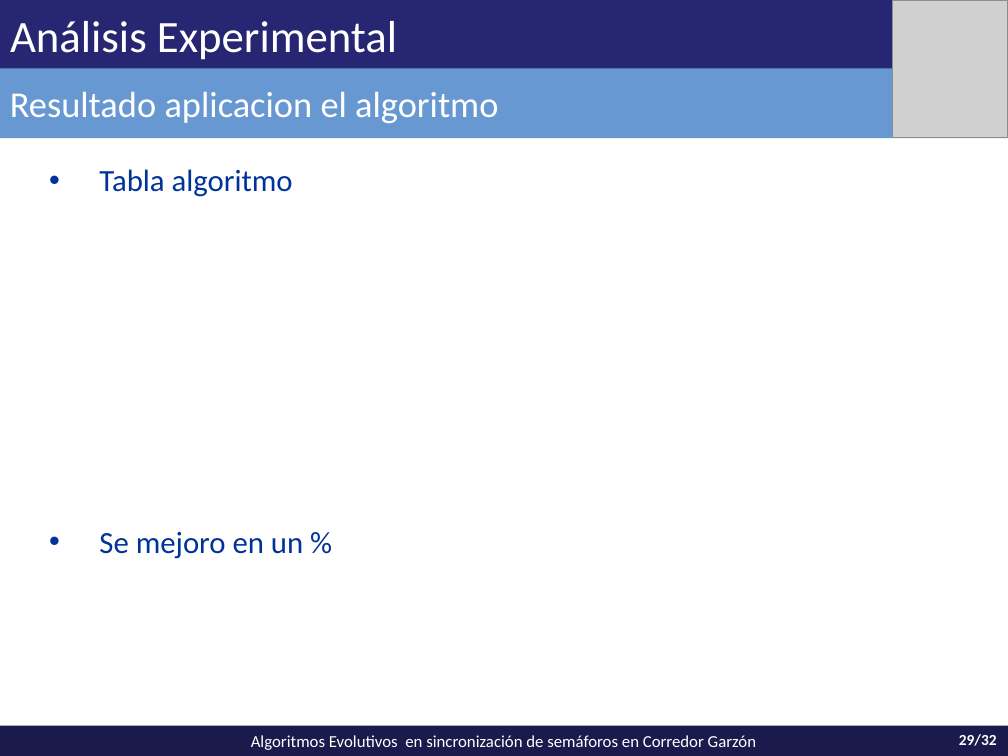
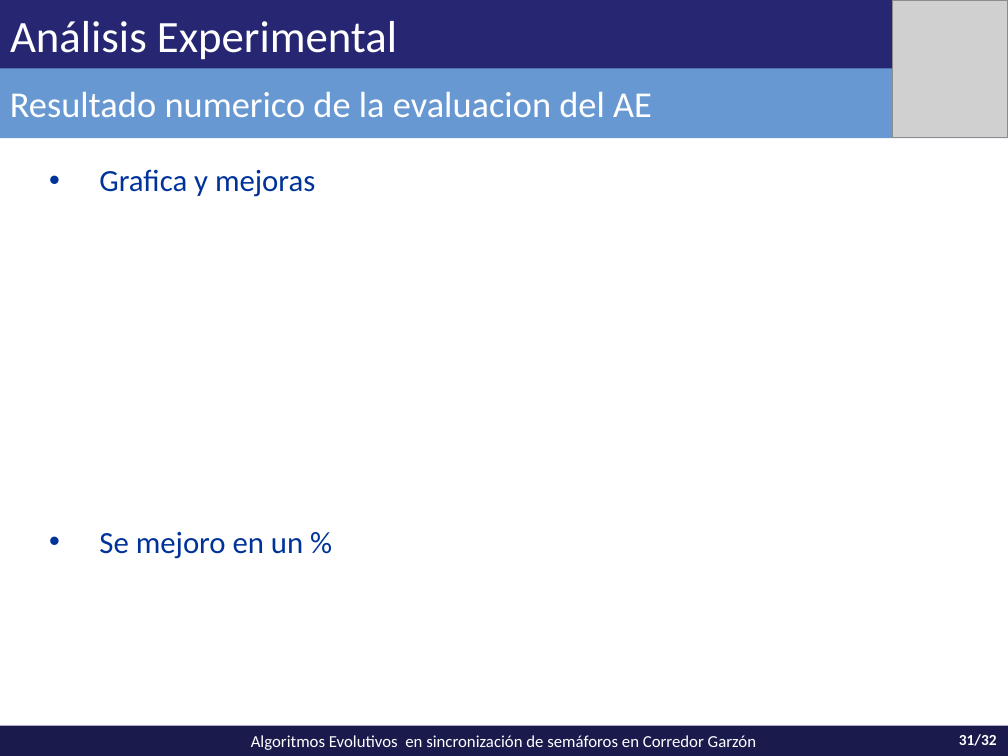
Before and after one commit to vitogit/proyecto-grado-garzon-2014, a slide deck: slide 31 of presentacion/Presentacion Garzon.pptx (slide 29 before the commit). Drawn at 1008x756 pixels with LibreOffice and Linux fonts; fonts in the diff are those of the drawing; grey boxes stand for pictures. Boxes give left, top, right and bottom in pixels: in the first picture for what was removed or moved away, otherwise in the second. Text is boxed around its words. In the diff, an @@ line names an element or a change of style, - is before the commit and + after.

```diff
--- a/presentacion/Presentacion Garzon.pptx
+++ b/presentacion/Presentacion Garzon.pptx
@@ text in rectangle at box(10, 92, 652, 117): text changed @@
-Resultado aplicacion el algoritmo
+Resultado numerico de la evaluacion del AE
@@ text at box(99, 169, 315, 197): text changed @@
-  • Tabla algoritmo
+  • Grafica y mejoras
@@ page number at box(959, 734, 997, 746): text changed @@
-29/32
+31/32
```
Also in this commit, not shown: 13 other slides changed, 8 slides added, 4 slides removed, 1 other file.
